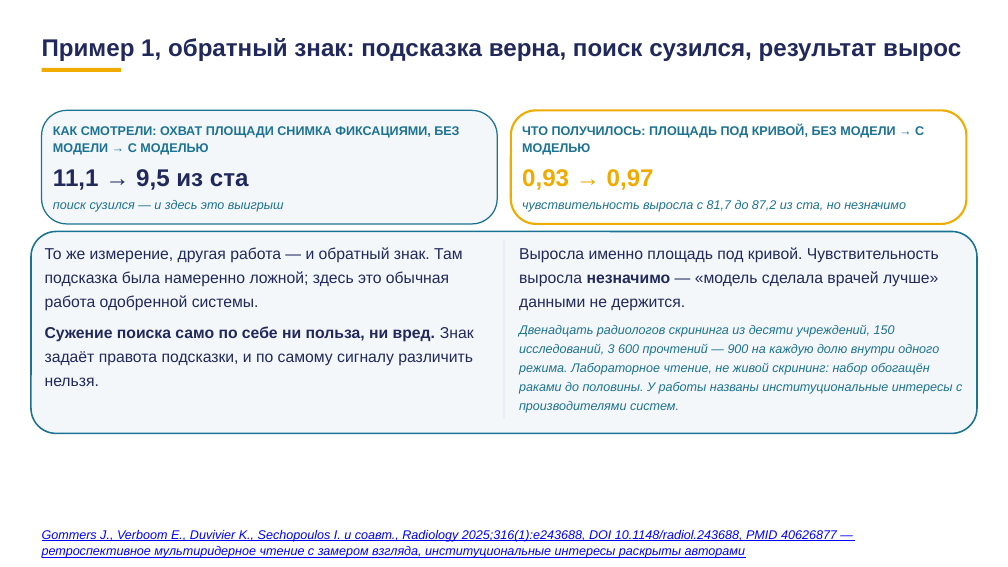
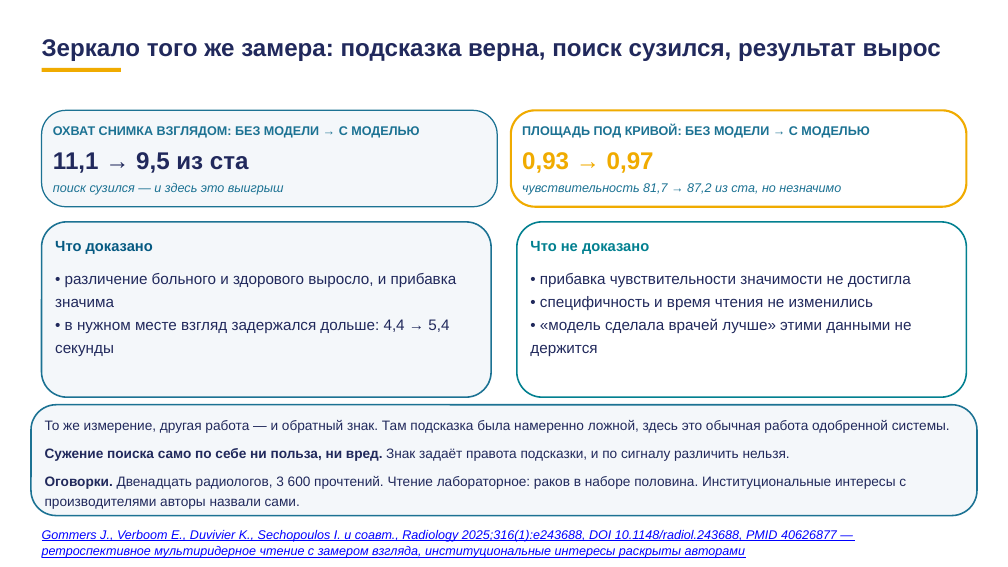
Before and after one commit to tellina-study/AI-usage-lessons, a slide deck: slide 35 of library/lectures/lec-07/rework/deck/lec-07-karkas.pptx (slide 34 before the commit). Drawn at 1008x567 pixels with LibreOffice and Linux fonts; fonts in the diff are those of the drawing. Boxes give left, top, right and bottom in pixels: in the first picture for what was removed or moved away, otherwise in the second. Text is boxed around its words. In the diff, an @@ line names an element or a change of style, - is before the commit and + after.

```diff
--- a/library/lectures/lec-07/rework/deck/lec-07-karkas.pptx
+++ b/library/lectures/lec-07/rework/deck/lec-07-karkas.pptx
@@ text at bbox=[42, 39, 941, 61]: text changed @@
-Пример 1, обратный знак: подсказка верна, поиск сузился, результат вырос
+Зеркало того же замера: подсказка верна, поиск сузился, результат вырос
@@ rounded rectangle: place and size @@
-rounded rectangle at bbox=[42, 110, 498, 224]
+rounded rectangle at bbox=[42, 110, 498, 206]
@@ rounded rectangle: place and size @@
-rounded rectangle at bbox=[511, 110, 967, 224]
+rounded rectangle at bbox=[511, 110, 967, 206]
@@ text at bbox=[53, 125, 419, 138]: text changed @@
-КАК СМОТРЕЛИ: ОХВАТ ПЛОЩАДИ СНИМКА ФИКСАЦИЯМИ, БЕЗ МОДЕЛИ → С МОДЕЛЬЮ
+ОХВАТ СНИМКА ВЗГЛЯДОМ: БЕЗ МОДЕЛИ → С МОДЕЛЬЮ
@@ text at bbox=[522, 125, 869, 138]: text changed @@
-ЧТО ПОЛУЧИЛОСЬ: ПЛОЩАДЬ ПОД КРИВОЙ, БЕЗ МОДЕЛИ → С МОДЕЛЬЮ
+ПЛОЩАДЬ ПОД КРИВОЙ: БЕЗ МОДЕЛИ → С МОДЕЛЬЮ
@@ 3 texts: place and size @@
-3 texts at bbox=[53, 169, 654, 212]
+3 texts at bbox=[53, 152, 654, 195]
@@ text at bbox=[522, 183, 841, 195]: text changed @@
-чувствительность выросла с 81,7 до 87,2 из ста, но незначимо
+чувствительность 81,7 → 87,2 из ста, но незначимо
@@ rounded rectangle added at bbox=[42, 222, 492, 397], fill #F4F7FA, outline #1C7293 1.5 pt @@
@@ rectangle removed at bbox=[504, 239, 504, 418] @@
@@ rounded rectangle added at bbox=[517, 222, 967, 397], fill #FFFFFF, outline #028090 1.5 pt @@
@@ text added at bbox=[55, 241, 153, 254], 14 pt, text #065A82, bold @@
+Что доказано
@@ text removed at bbox=[519, 247, 962, 413] @@
-Выросла именно площадь под кривой. Чувствительность выросла незначимо — «модель сделала врачей лучше» данными не держится.
-Двенадцать радиологов скрининга из десяти учреждений, 150 исследований, 3 600 прочтений — 900 на каждую долю внутри одного режима. Лабораторное чтение, не живой скрининг: набор обогащён раками до половины. У работы названы институциональные интересы с производителями систем.
@@ text added at bbox=[530, 241, 649, 254], 14 pt, text #028090, bold @@
+Что не доказано
@@ text added at bbox=[55, 273, 457, 356], 14.5 pt, text #21295C @@
+• различение больного и здорового выросло, и прибавка значима
+• в нужном месте взгляд задержался дольше: 4,4 → 5,4 секунды
@@ text added at bbox=[530, 273, 912, 356], 14.5 pt, text #21295C @@
+• прибавка чувствительности значимости не достигла
+• специфичность и время чтения не изменились
+• «модель сделала врачей лучше» этими данными не держится
@@ proportions changed in 3 elements at bbox=[42, 110, 498, 206], bbox=[511, 110, 967, 206], bbox=[31, 405, 977, 516] @@
@@ rounded rectangle: place and size @@
-rounded rectangle at bbox=[31, 231, 977, 433]
+rounded rectangle at bbox=[31, 405, 977, 516]
@@ text at bbox=[45, 420, 950, 509]: text changed; size 15 to 13 pt @@
-То же измерение, другая работа — и обратный знак. Там подсказка была намеренно ложной; здесь это обычная работа одобренной системы.
-Сужение поиска само по себе ни польза, ни вред. Знак задаёт правота подсказки, и по самому сигналу различить нельзя.
+То же измерение, другая работа — и обратный знак. Там подсказка была намеренно ложной, здесь это обычная работа одобренной системы.
+Сужение поиска само по себе ни польза, ни вред. Знак задаёт правота подсказки, и по сигналу различить нельзя.
+Оговорки. Двенадцать радиологов, 3 600 прочтений. Чтение лабораторное: раков в наборе половина. Институциональные интересы с производителями авторы назвали сами.
```
Also in this commit, not shown: 78 other slides changed, 10 slides added, 3 slides removed, 1 other file.
